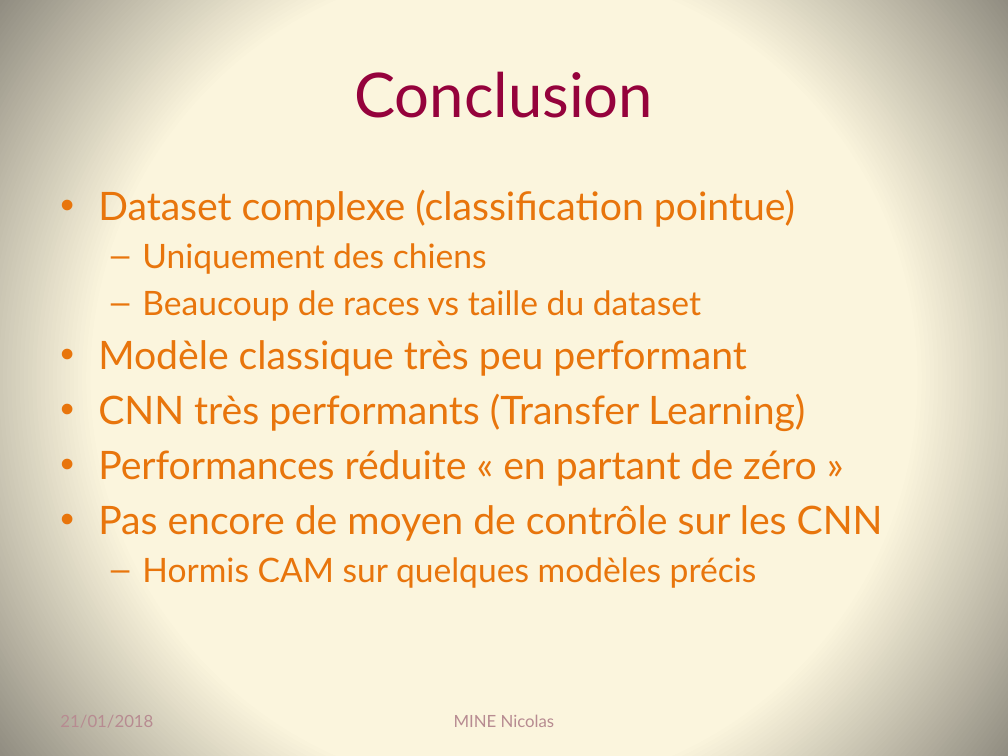
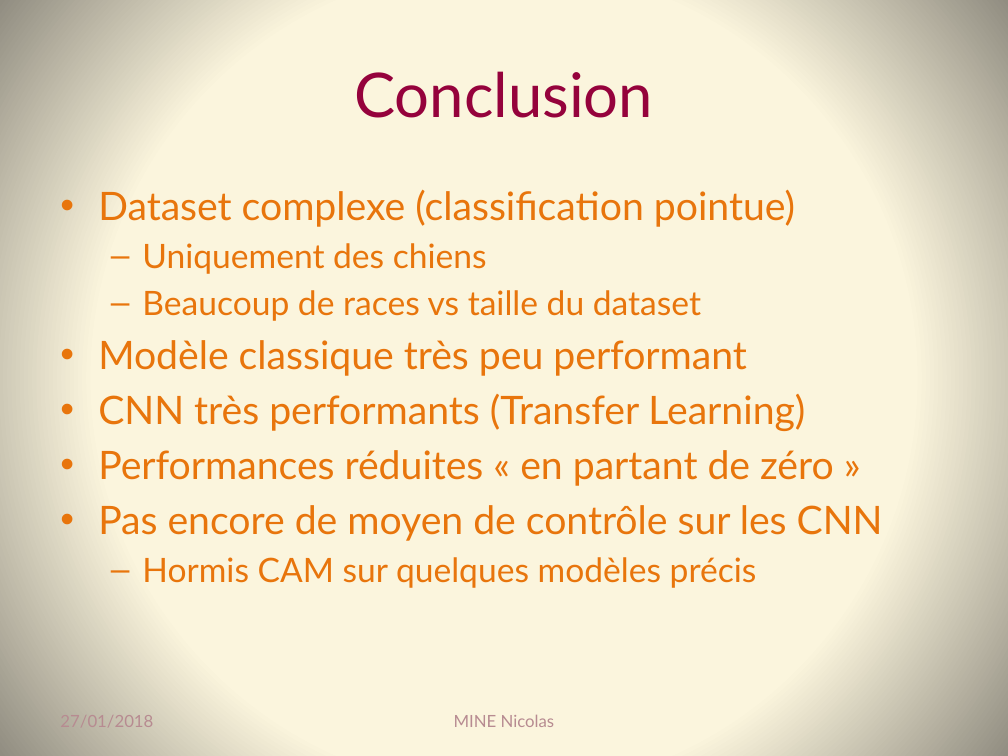
Before and after one commit to Coni63/OC_DS, a slide deck: slide 32 of P7/Presentation_p7.pptx. Drawn at 1008x756 pixels with LibreOffice and Linux fonts; fonts in the diff are those of the drawing. Boxes give left, top, right and bottom in pixels: in the first picture for what was removed or moved away, otherwise in the second. Text is boxed around its words. In the diff, an @@ line names an element or a change of style, - is before the commit and + after.

```diff
--- a/P7/Presentation_p7.pptx
+++ b/P7/Presentation_p7.pptx
@@ text at (x1=98, y1=450, x2=834, y2=486): text changed @@
-• Performances réduite « en partant de zéro »
+• Performances réduites « en partant de zéro »
@@ text at (x1=60, y1=715, x2=153, y2=727): text changed @@
-21/01/2018
+27/01/2018
```
Also in this commit, not shown: 32 other slides changed, 1 other file.
